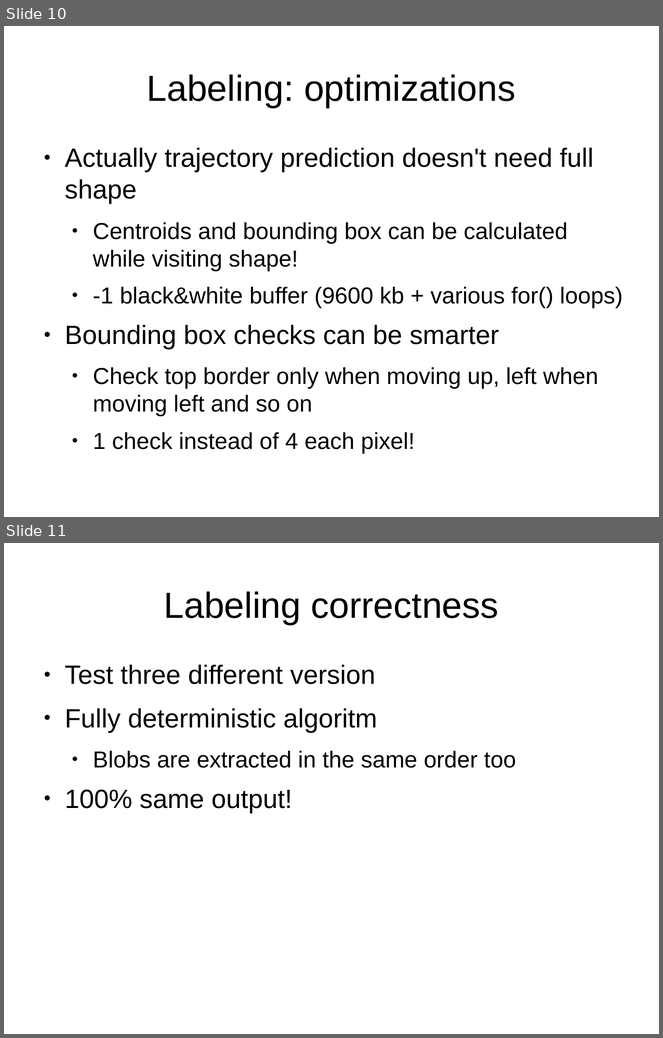
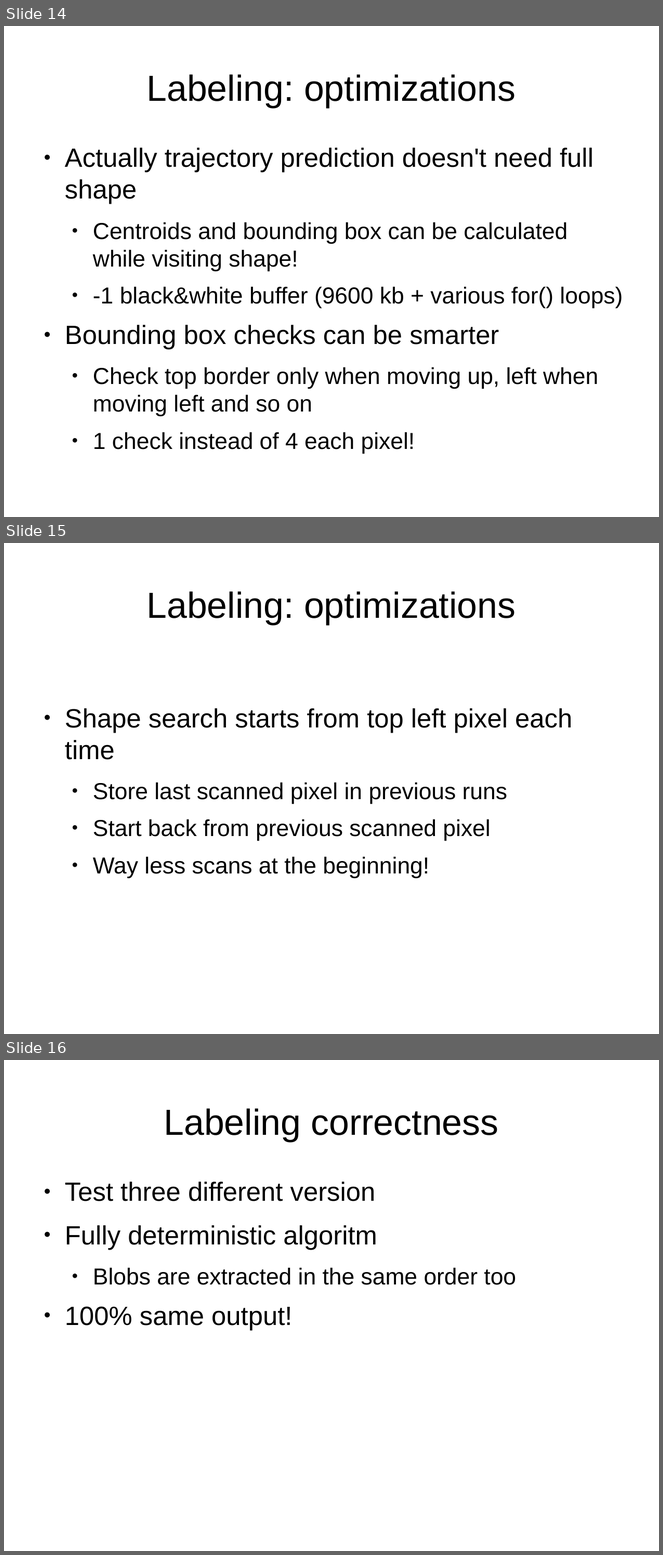
Before and after one commit to 0Chuzz/SNproject, a slide deck: slides.odp. Shown one above the other, each under a label of ours: slides 10 and 11 before the commit, slides 14, 15 and 16 after it. The pictures are 663x1038 and 663x1555 pixels, drawn with LibreOffice and Linux fonts; fonts in the diff are those of the drawing. Boxes give left, top, right and bottom in pixels: in the first picture for what was removed or moved away, otherwise in the second. Text is boxed around its words. In the diff, an @@ line names an element or a change of style, - is before the commit and + after.

```diff
--- a/slides.odp
+++ b/slides.odp
@@ slide 15 added at bbox=[4, 543, 659, 1034], background #FFFFFF @@
@@ title added at bbox=[146, 591, 516, 625], 44 pt, text #000000 @@
+Labeling: optimizations
@@ text added at bbox=[65, 708, 572, 878], 28 pt, text #000000 @@
+● Shape search starts from top left pixel each time
+  ● Store last scanned pixel in previous runs
+  ● Start back from previous scanned pixel
+  ● Way less scans at the beginning!
@@ what was slide 10 is now slide 14 @@
@@ what was slide 11 is now slide 16 @@
```
Also in this commit, not shown: 7 slides changed, 5 other slides added, 1 slide removed.
